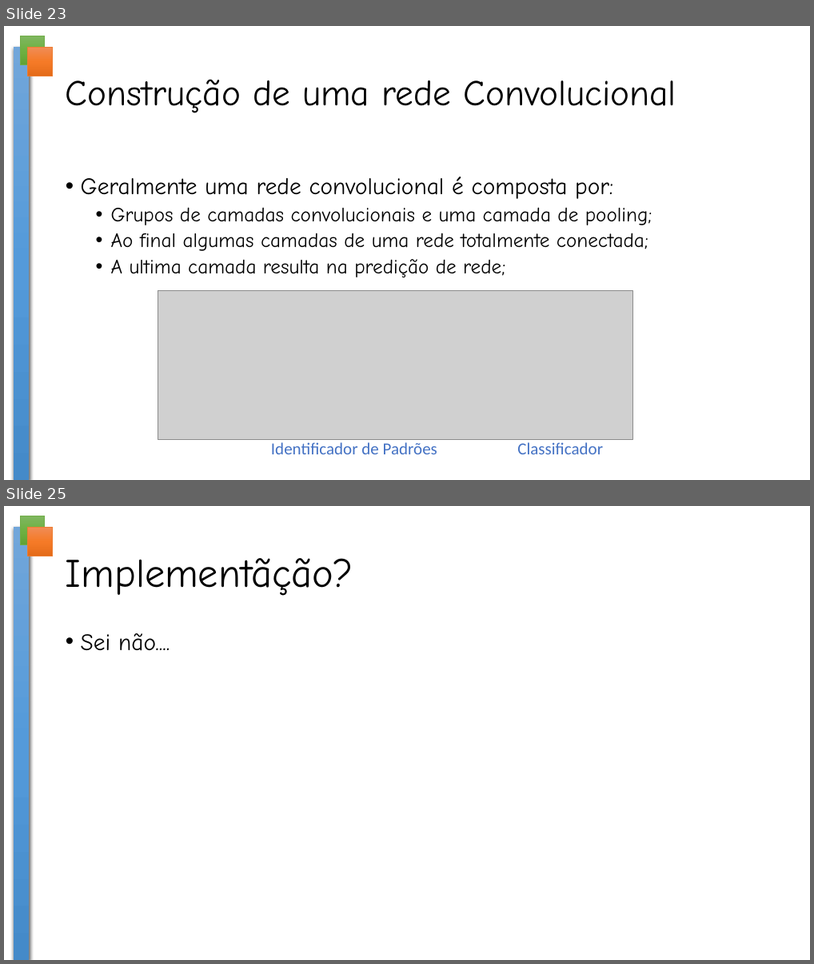
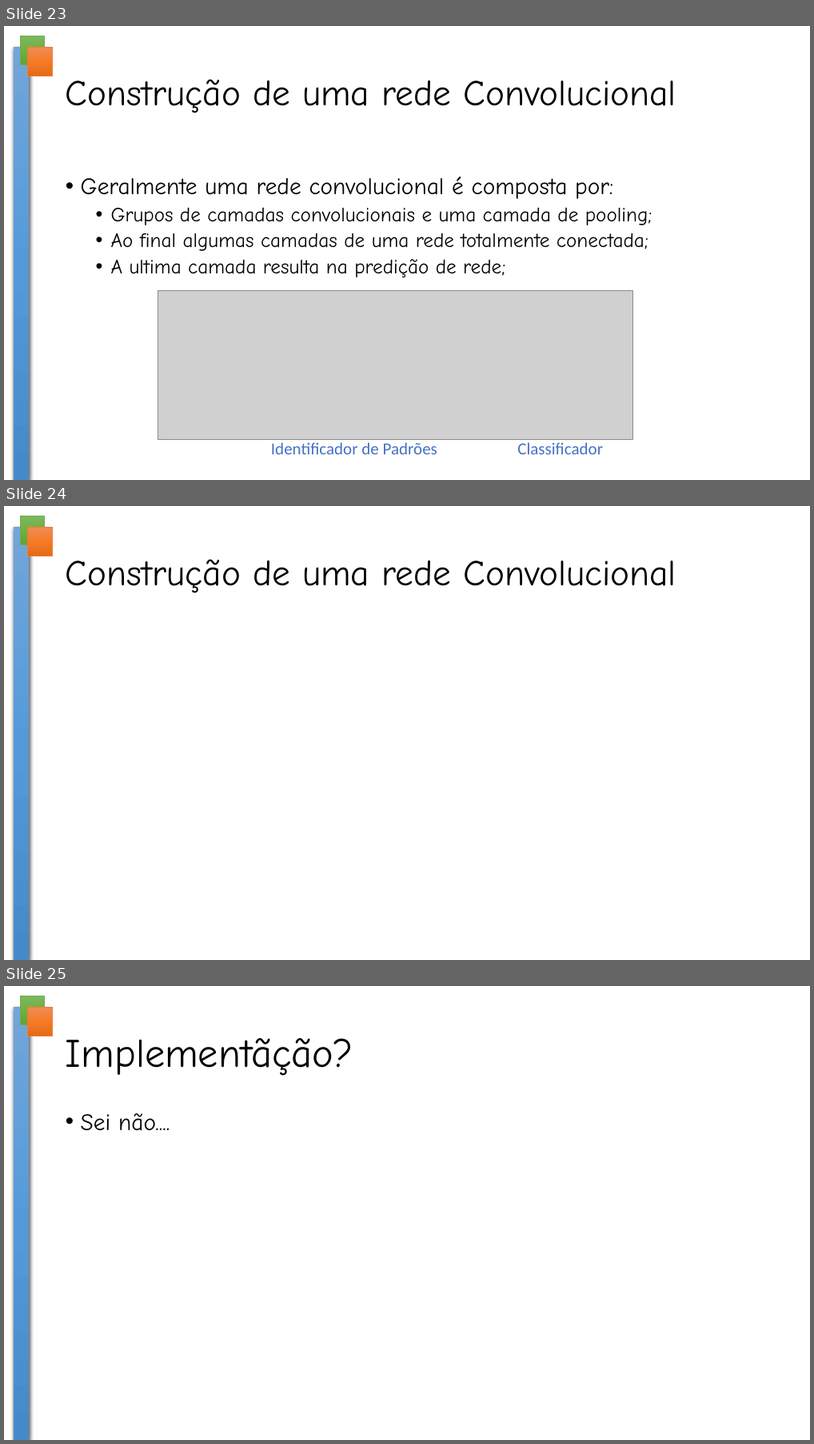
Before and after one commit to crazynds/FindHumanTouchIA, a slide deck: docs/Redes Neuras em Visão Computacional.pptx. Shown one above the other, each under a label of ours: slides 23 and 25 before the commit, slides 23, 24 and 25 after it; the slides between them are not shown. The pictures are 814x964 and 814x1444 pixels, drawn with LibreOffice and Linux fonts; fonts in the diff are those of the drawing; grey boxes stand for pictures; background and template pictures are left out. Boxes give left, top, right and bottom in pixels: in the first picture for what was removed or moved away, otherwise in the second. Text is boxed around its words. In the diff, an @@ line names an element or a change of style, - is before the commit and + after.

```diff
--- a/docs/Redes Neuras em Visão Computacional.pptx
+++ b/docs/Redes Neuras em Visão Computacional.pptx
@@ slide 24 added at (4,506,810,960), background #FFFFFF; not listed: 3 template elements that a slide beside it also shows @@
@@ title added at (66,559,677,593), 43.2 pt, text #000000 @@
+Construção de uma rede Convolucional
```
Also in this commit, not shown: 5 slides changed, 1 slide removed, 3 other files.
